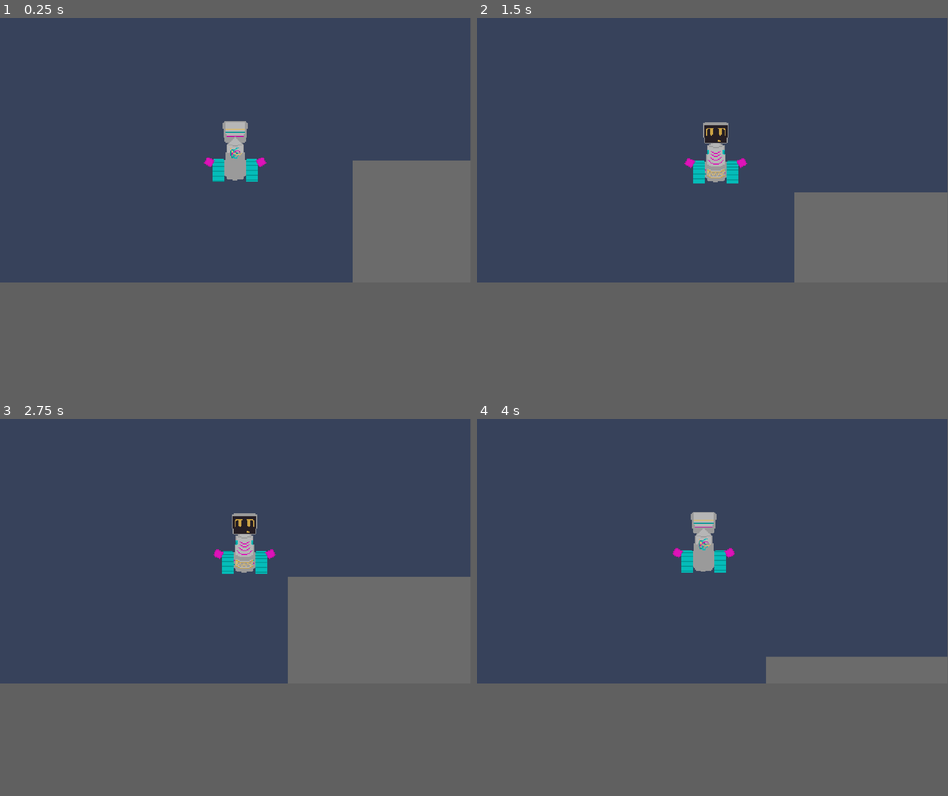
Above: before the commit, frames 1-4 (two rows, left to right).
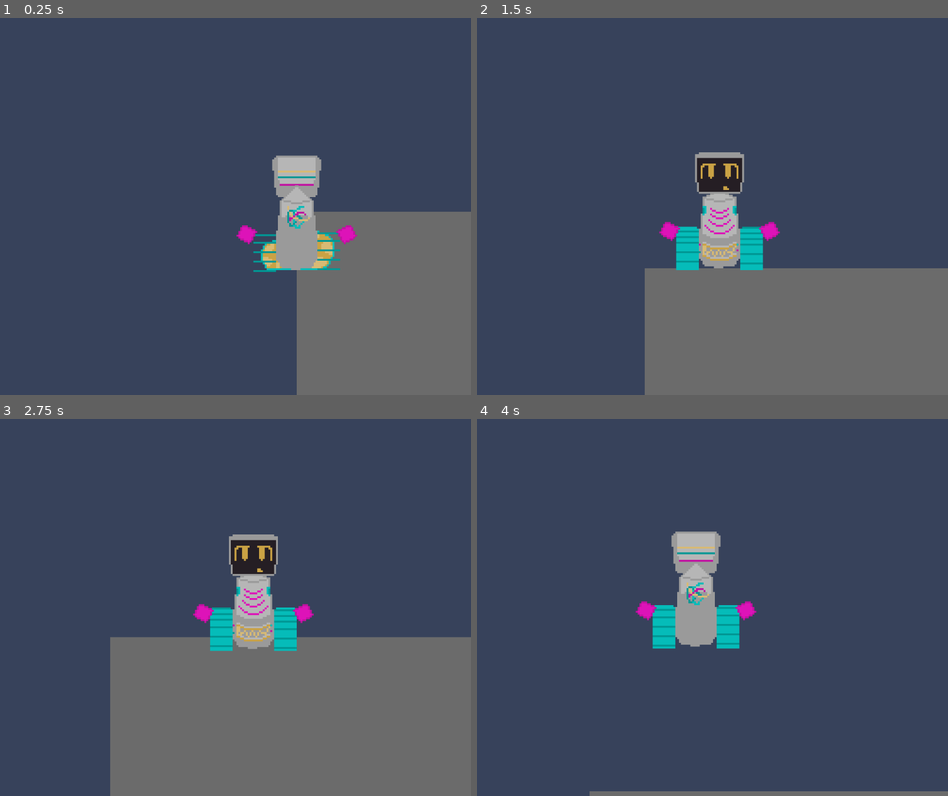
Above: after the commit, the same moments.

Repository: Kustardd/astra
Game: Godot game, scene res://scenes/world.tscn
The game is run twice, just before and just after one commit, with the same random seed, the same clock (stepped at 60 frames per second) and the same inputs.
Inputs:
- Up to frame 1 (0.25 s): no input
- Up to frame 2 (1.5 s): hold D (right) 0.53-1.28 s; hold W (front) 0.53-1.28 s; hold S (back) from 1.28 s (still down); tap W (front) at 1.35 s
- Up to frame 3 (2.75 s): release S (back) at 2.03 s; hold D (right) from 2.03 s (still down); hold W (front) from 2.03 s (still down)
- Up to frame 4 (4 s): release D (right) at 2.78 s; release W (front) at 2.78 s; hold Up (ui_up) 2.78-3.53 s; tap W (front) at 2.85 s; hold A (left) from 3.53 s (still down); hold W (front) from 3.53 s (still down)
The window is 799x449 before the commit and 800x640 after it. Grey fills any space a smaller window leaves; there, only what the larger window draws over its background counts as a difference.

The runs differ from the first frame. In frame 1, 20% of the frame differs, in the area x 43-100%, y 27-100%; in frame 2, 23%, in the area x 0-100%, y 0-100%; in frame 3, 22%; in frame 4, 7.9%.

Commit message:
Added Coords and Direction Save(Error in starting animation)

Diff:
--- a/astra/astra.gd
+++ b/astra/astra.gd
@@ -13,8 +13,22 @@
 @export var friction := 2000.0
 @export var baseSpeedMultiplier := 1.5
 
+const SAVE_PATH = "user://saves.cfg"
+@onready var chosen_version = "Save1"
 @onready var original:= position
-@onready var direction:= "front"
+@onready var og_direction = true
+@onready var direction = "front"
+
+func load_direction(save_version):
+	var save_file = ConfigFile.new()
+	var error = save_file.load(SAVE_PATH)
+	if error != OK:
+		print("No saved direction, starting from original direction.")
+	else:
+		print("Loaded to saved direction.")
+		direction = save_file.get_value("Player_Direction", save_version, "front")
+
+
 
 var moving:= false
 
@@ -25,85 +39,88 @@
 	Front
 }
 
-func _process(delta: float) -> void:
-	print(direction)
+func _process(_delta: float) -> void:
+	if og_direction == true:
+		load_direction(chosen_version)
+		og_direction = false
+
 	play_animation(direction)
 
-func play_animation(direction):
-	head_animation(direction)
-	arm_animation(direction)
-	body_animation(direction)
-	treads_animation(direction)
-	bumps_animation(direction)
+func play_animation(movement_direction): #changed the name of this and following parameters since it was causing a shadowed variable error, the name of the variable was the same as the name of the parameter it was filling
+	head_animation(movement_direction)
+	arm_animation(movement_direction)
+	body_animation(movement_direction)
+	treads_animation(movement_direction)
+	bumps_animation(movement_direction)
 
-func head_animation(direction):
-	if direction == "front":
+func head_animation(movement_direction):
+	if movement_direction == "front":
 		head.play("Front")
-	elif direction == "back":
+	elif movement_direction == "back":
 		head.play("Back")
-	elif direction == "left":
+	elif movement_direction == "left":
 		head.play("Left")
 	else: head.play("Right")
 
-func arm_animation(direction):
-	if direction == "front":
+func arm_animation(movement_direction):
+	if movement_direction == "front":
 		arm.play("Front")
-	elif direction == "back":
+	elif movement_direction == "back":
 		arm.play("Back")
-	elif direction == "left":
+	elif movement_direction == "left":
 		arm.play("Left")
 	else: arm.play("Right")
 
-func body_animation(direction):
-	if direction == "front":
+func body_animation(movement_direction):
+	if movement_direction == "front":
 		body.play("Front")
 		body.z_index = 1
-	elif direction == "back":
+	elif movement_direction == "back":
 		body.play("Back")
 		body.z_index = 0
-	elif direction == "left":
+	elif movement_direction == "left":
 		body.play("Left")
 		body.z_index = 0
 	else:
 		body.play("Right")
 		body.z_index = 0
 
-func treads_animation(direction):
+func treads_animation(movement_direction):
 	if moving:
-		if direction == "front":
+		if movement_direction == "front":
 			treads.play("Front")
-		elif direction == "back":
+		elif movement_direction == "back":
 			treads.play("Back")
-		elif direction == "left":
+		elif movement_direction == "left":
 			treads.play("Left_Move")
 		else: treads.play("Right_Move")
 	else:
-		if direction == "front" or direction == "back":
+		if movement_direction == "front" or movement_direction == "back":
 			treads.stop()
-		elif direction == "left":
+		elif movement_direction == "left":
 			treads.play("Left_Stop")
 		else: treads.play("Right_Stop")
 
-func bumps_animation(direction):
+func bumps_animation(movement_direction):
 	if moving:
-		if direction == "front":
+		if movement_direction == "front":
 			bumps.play("Front")
-		elif direction == "back":
+		elif movement_direction == "back":
 			bumps.play("Back")
-		elif direction == "left":
+		elif movement_direction == "left":
 			bumps.play("Left")
 		else: bumps.play("Right")
 	else:
-		if direction == "front":
+		if movement_direction == "front":
 			bumps.play("Front")
-		elif direction == "back":
+		elif movement_direction == "back":
 			bumps.play("Back")
-		elif direction == "left":
+		elif movement_direction == "left":
 			bumps.play("Left")
 		else: bumps.play("Right")
 		bumps.stop()
 
-func _physics_process(delta: float) -> void:
+func _physics_process(_delta: float) -> void:
 	move_and_slide()
 
 	#to find position change
--- a/astra/astra.tscn
+++ b/astra/astra.tscn
@@ -13,7 +13,7 @@
 [ext_resource type="Script" uid="uid://ci4il4vb3l825" path="res://scripts/states/AstraIdle.gd" id="11_caaci"]
 
 [sub_resource type="RectangleShape2D" id="RectangleShape2D_0ugm7"]
-size = Vector2(256, 92)
+size = Vector2(156, 92)
 
 [sub_resource type="AtlasTexture" id="AtlasTexture_j0skc"]
 atlas = ExtResource("3_v03s5")
@@ -376,7 +376,7 @@
 script = ExtResource("1_psguu")
 
 [node name="Astra Hurtbox" type="CollisionShape2D" parent="." unique_id=334826191]
-position = Vector2(0, 82)
+position = Vector2(2, 82)
 shape = SubResource("RectangleShape2D_0ugm7")
 
 [node name="Body" type="AnimatedSprite2D" parent="." unique_id=1345246276]
@@ -388,9 +388,10 @@
 [node name="Treads" type="AnimatedSprite2D" parent="." unique_id=1480341040]
 texture_filter = 1
 sprite_frames = SubResource("SpriteFrames_hdqc5")
-animation = &"Front"
+animation = &"Left_Move"
 
 [node name="Bumps" type="AnimatedSprite2D" parent="." unique_id=74732400]
+texture_filter = 1
 sprite_frames = SubResource("SpriteFrames_6kg0m")
 animation = &"Front"
 
--- a/project.godot
+++ b/project.godot
@@ -21,9 +21,8 @@
 
 [display]
 
-window/size/viewport_width=1920
-window/size/viewport_height=1080
-window/size/mode=3
+window/size/viewport_width=1000
+window/size/viewport_height=800
 
 [input]
 
--- a/scenes/world.tscn
+++ b/scenes/world.tscn
@@ -1,5 +1,6 @@
 [gd_scene format=3 uid="uid://bl551lyylk0n5"]
 
+[ext_resource type="Script" uid="uid://cnpav7dlfw6k8" path="res://scripts/world.gd" id="1_rwgxs"]
 [ext_resource type="PackedScene" uid="uid://dt7fmj75mippk" path="res://astra/astra.tscn" id="2_4wyf3"]
 
 [sub_resource type="PhysicsMaterial" id="PhysicsMaterial_nnsk1"]
@@ -9,6 +10,7 @@
 
 [node name="World" type="Node2D" unique_id=137119163]
 y_sort_enabled = true
+script = ExtResource("1_rwgxs")
 
 [node name="Outside" type="Node2D" parent="." unique_id=1965241333]
 
@@ -29,4 +31,7 @@
 
 [node name="Astra" parent="Outside/Rendering" unique_id=445600270 instance=ExtResource("2_4wyf3")]
 unique_name_in_owner = true
-position = Vector2(-480, -41)
+position = Vector2(-480.2, -41)
+
+[node name="StartPosition" type="Marker2D" parent="." unique_id=781532972]
+position = Vector2(-480.2, -41)
--- a/scripts/states/AstraIdle.gd
+++ b/scripts/states/AstraIdle.gd
@@ -4,6 +4,6 @@
 func enter():
 	pass
 
-func handle_input(event: InputEvent):
+func handle_input(_event: InputEvent):
 	if Input.is_action_pressed("back") or Input.is_action_pressed("left") or Input.is_action_pressed("front") or Input.is_action_pressed("right"):
 		state_machine.change_state("AstraMove")
--- a/scripts/states/AstraMove.gd
+++ b/scripts/states/AstraMove.gd
@@ -6,10 +6,10 @@
 	astra.moving = true
 
 
-func physics_update(delta):
+func physics_update(_delta):
 	var astra = state_machine.get_parent()
 
-	var speed := 250
+	var _speed := 250
 	var xDirection = Input.get_axis("left","right")
 	var yDirection = Input.get_axis("front", "back")
 
--- a/scripts/states/State.gd
+++ b/scripts/states/State.gd
@@ -15,5 +15,5 @@
 func physics_update(_delta: float):
 	pass
 
-func handle_input(event: InputEvent):
+func handle_input(_event: InputEvent):
 	pass
--- /dev/null
+++ b/scripts/world.gd
@@ -0,0 +1,41 @@
+extends Node2D
+
+const PLAYER_SCENE = preload("res://astra/astra.tscn")
+const SAVE_PATH = "user://saves.cfg"
+@onready var player = $Outside/Rendering/Astra
+@onready var start_pos = $StartPosition
+@onready var astra = $Outside/Rendering/Astra
+var chosen_save = "Save1" #change this when adding different save files, save_version will depend on which save file the user selects by clicking
+
+func save_data(save_version):
+	var current_pos_2d = player.global_position
+	print(current_pos_2d)
+	var save_file = ConfigFile.new()
+	save_file.set_value("Player_Coordinates", save_version, current_pos_2d)
+	save_file.set_value("Player_Direction", save_version, astra.direction)
+	var error = save_file.save(SAVE_PATH)
+	if error == OK:
+		print("Saved")
+	else:
+		print("Didn't work :(")
+
+
+func load_coordinates(save_version):
+	var save_file = ConfigFile.new()
+	var error = save_file.load(SAVE_PATH)
+	if error != OK:
+		print("No saved position, starting from original position.")
+		player.global_position = start_pos.global_position
+
+	var current_pos_2d = save_file.get_value("Player_Coordinates", save_version, Vector2.ZERO)
+	#astra.direction = save_file.get_value("Player_Direction", save_version, "front")
+	player.global_position = current_pos_2d
+	print("Loaded to saved position. Good Luck!")
+
+# Called when the node enters the scene tree for the first time.
+func _ready() -> void:
+	load_coordinates(chosen_save)
+
+# Called every frame. 'delta' is the elapsed time since the previous frame.
+func _process(_delta: float) -> void:
+	call_deferred("save_data", chosen_save)
Not shown, added: scripts/world.gd.uid
